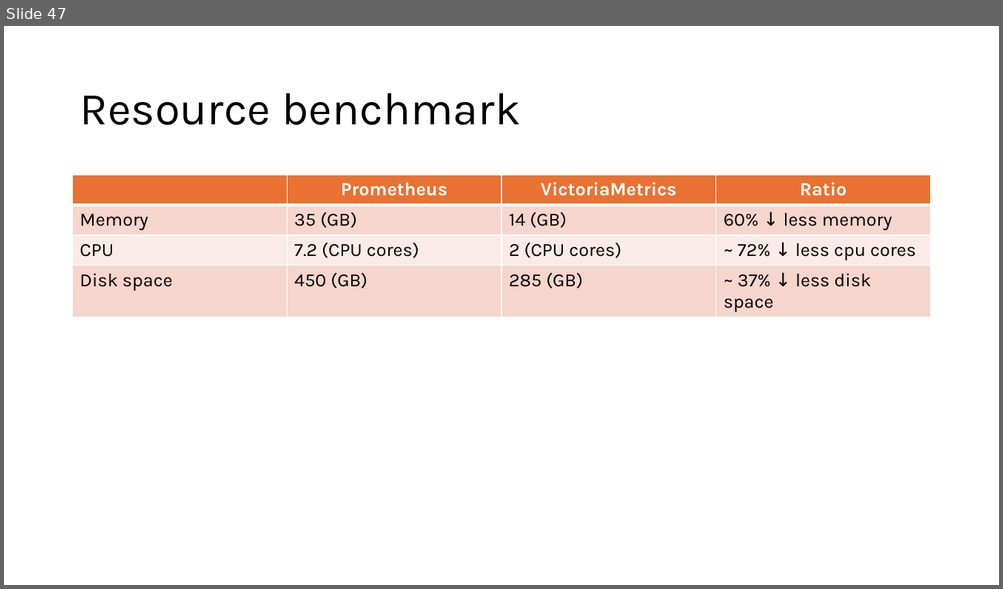
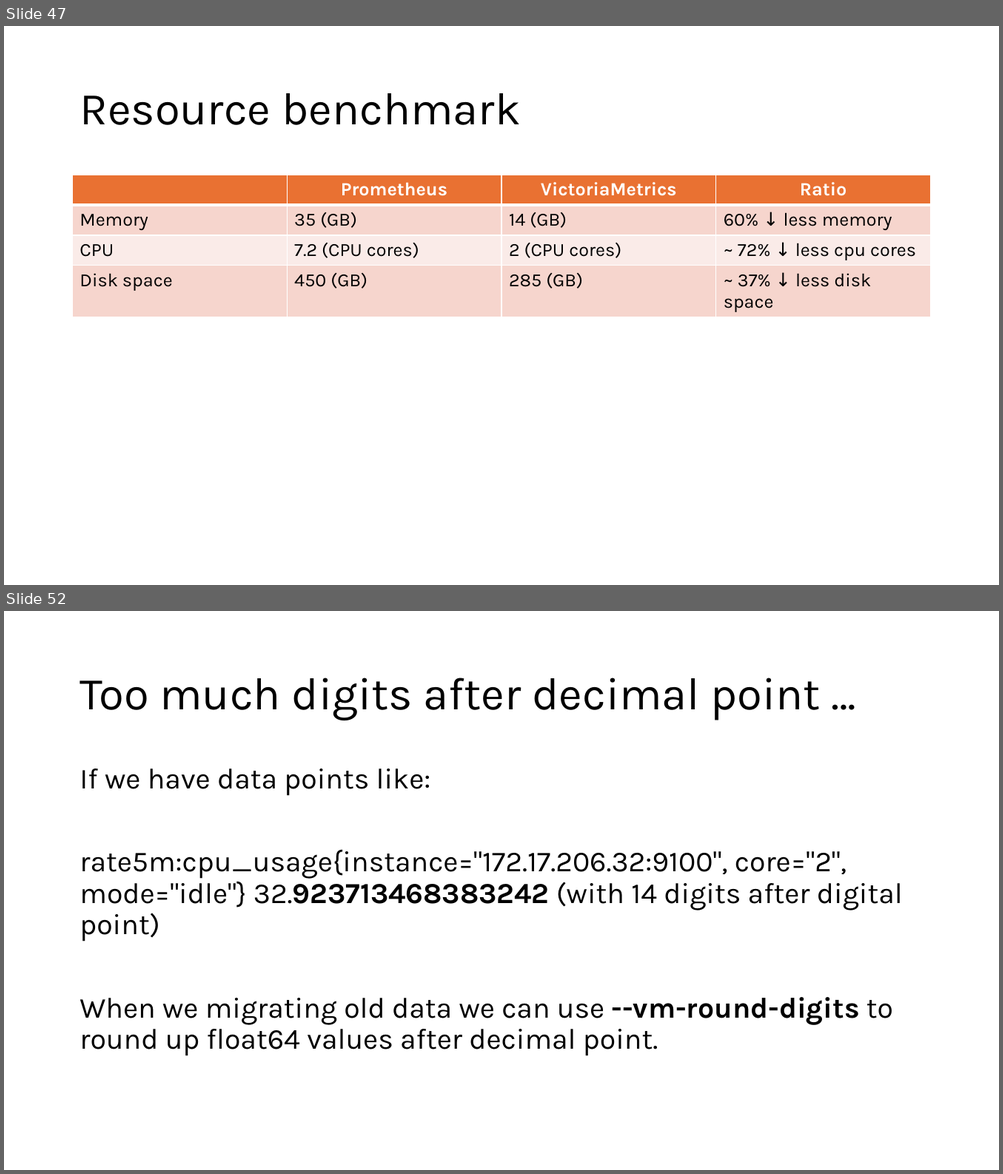
Before and after one commit to DStefanow/victoriametrics-poc, a slide deck: presentation-content/migrating-from-prometheus-to-vm.pptx. Shown one above the other, each under a label of ours: slide 47 before the commit, slides 47 and 52 after it; the slides between them are not shown. The pictures are 1003x589 and 1003x1174 pixels, drawn with LibreOffice and Linux fonts; fonts in the diff are those of the drawing. Boxes give left, top, right and bottom in pixels: in the first picture for what was removed or moved away, otherwise in the second. Text is boxed around its words. In the diff, an @@ line names an element or a change of style, - is before the commit and + after.

```diff
--- a/presentation-content/migrating-from-prometheus-to-vm.pptx
+++ b/presentation-content/migrating-from-prometheus-to-vm.pptx
@@ slide 52 added at [4, 611, 999, 1170], background #FFFFFF @@
@@ title added at [79, 678, 820, 721], 44 pt, text #000000 @@
+Too much digits after decimal point …
@@ text added at [79, 769, 902, 1056], 28 pt, text #000000 @@
+If we have data points like:
+rate5m:cpu_usage{instance="172.17.206.32:9100", core="2", mode="idle"} 32.923713468383242 (with 14 digits after digital point)
+When we migrating old data we can use --vm-round-digits to round up float64 values after decimal point.
```
Also in this commit, not shown: 4 other slides added.
